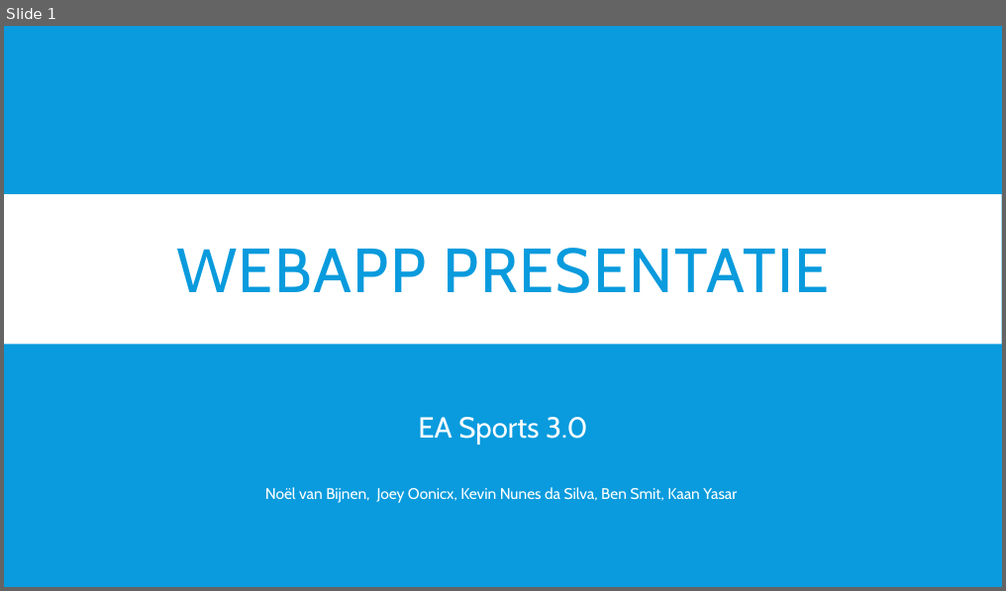
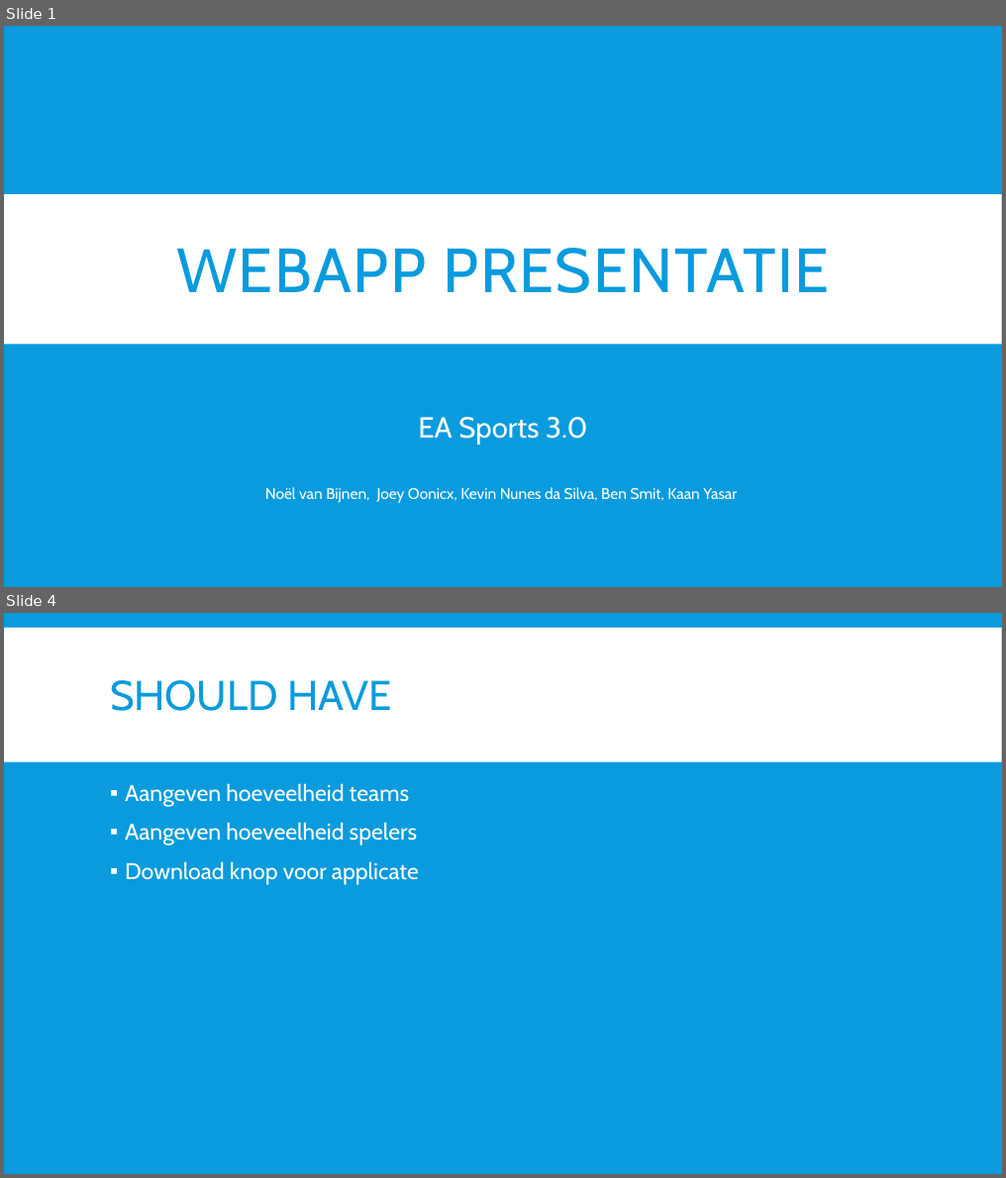
Before and after one commit to EA-Sports-3-0/project_fifa, a slide deck: Documents/presentaties/Webapp-presentatie.pptx. Shown one above the other, each under a label of ours: slide 1 before the commit, slides 1 and 4 after it; the slides between them are not shown. The pictures are 1006x591 and 1006x1178 pixels, drawn with LibreOffice and Linux fonts; fonts in the diff are those of the drawing. Boxes give left, top, right and bottom in pixels: in the first picture for what was removed or moved away, otherwise in the second. Text is boxed around its words. In the diff, an @@ line names an element or a change of style, - is before the commit and + after.

```diff
--- a/Documents/presentaties/Webapp-presentatie.pptx
+++ b/Documents/presentaties/Webapp-presentatie.pptx
@@ slide 4 added at [4, 613, 1002, 1174], background #099BDD @@
@@ rectangle added at [4, 627, 1002, 761], fill #FFFFFF @@
@@ title added at [110, 680, 391, 711], 40 pt, text #099BDD @@
+SHOULD HAVE
@@ text added at [125, 783, 419, 885], 22 pt, text #FFFFFF @@
+▪ Aangeven hoeveelheid teams
+▪ Aangeven hoeveelheid spelers
+▪ Download knop voor applicate
```
Also in this commit, not shown: 4 other slides added, 1 slide removed, 1 other file.
